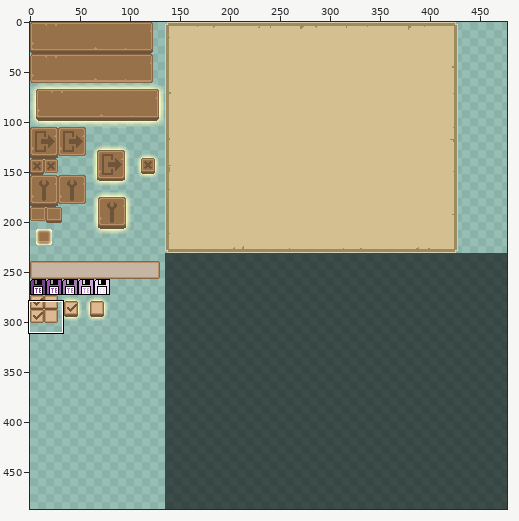
Edited in one commit: sprite sheet (Temple Escape/Game/textures/ui/ui_atlas.png). Above, an overview of the earlier version with the close-up marked.
Close-up. The starting point:
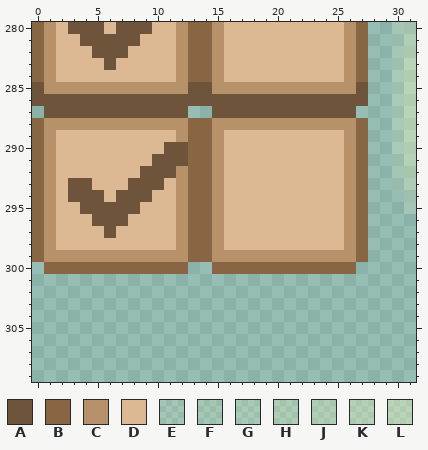
The file is 477x487 pixels. Pixels under 10% opacity are left out. Colours within 5 levels of each other are drawn and written as one. Shown: x 0..31, y 280..309.
Palette (. is transparent): A #6d543a  B #886644  C #b7916a  D #dcb893  E #ffffbe1f  F #ffffbe25  G #ffffbe2e  H #ffffbe39  J #ffffbe41  K #ffffbe4b  L #ffffbe56
Pixels before, first column x 0:
280 BCDAAADAAADDCBBCDDDDDDDDDDCB..EH
281 BCDDAAAAADDDCBBCDDDDDDDDDDCB..EJ
282 BCDDDAAADDDDCBBCDDDDDDDDDDCB..FK
283 BCDDDDADDDDDCBBCDDDDDDDDDDCB..GL
284 BCDDDDDDDDDDCBBCDDDDDDDDDDCB..GL
285 ACCCCCCCCCCCCAACCCCCCCCCCCCA..GL
286 AAAAAAAAAAAAAAAAAAAAAAAAAAAA..GL
287 .AAAAAAAAAAAA..AAAAAAAAAAAA...GL
288 BCCCCCCCCCCCCBBCCCCCCCCCCCCB..GL
289 BCDDDDDDDDDDCBBCDDDDDDDDDDCB..GL
290 BCDDDDDDDDDAABBCDDDDDDDDDDCB..GL
291 BCDDDDDDDDAAABBCDDDDDDDDDDCB..FK
292 BCDDDDDDDAAACBBCDDDDDDDDDDCB..EJ
293 BCDAADDDAAADCBBCDDDDDDDDDDCB..EH
294 BCDAAADAAADDCBBCDDDDDDDDDDCB...G
295 BCDDAAAAADDDCBBCDDDDDDDDDDCB...E
296 BCDDDAAADDDDCBBCDDDDDDDDDDCB....
297 BCDDDDADDDDDCBBCDDDDDDDDDDCB....
298 BCDDDDDDDDDDCBBCDDDDDDDDDDCB....
299 BCCCCCCCCCCCCBBCCCCCCCCCCCCB....
300 .BBBBBBBBBBBB..BBBBBBBBBBBB.....
Now the later version:
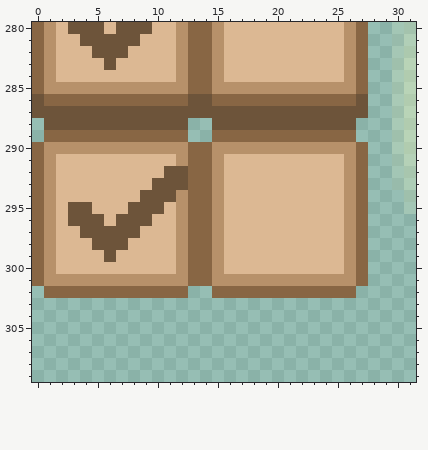
Commit: Fixed some coords and atlas problems
Changes in this commit:
Changed rows in their new state; - is an unchanged pixel.
first column x 0:
285 B------------BB------------B
286 -BBBBBBBBBBBB--BBBBBBBBBBBB-
287 A------------AA------------A
288 .AAAAAAAAAAAA..AAAAAAAAAAAA.
289 .BBBBBBBBBBBB..BBBBBBBBBBBB.
290 --CCCCCCCCCCC---CCCCCCCCCC--
291 ----------DDC---------------
292 ---------DD-A---------------
293 ---DD---DD-AA---------------
294 ---DDD-DD-AA----------------
295 ---A-DDD-AA-----------------
296 ---AA-D-AA------------------
297 ----AA-AA-------------------
298 -----AAA--------------------
299 --DDDDADDDDD----DDDDDDDDDD--
300 BCDDDDDDDDDDCBBCDDDDDDDDDDCB
301 BCCCCCCCCCCCCBBCCCCCCCCCCCCB
302 -BBBBBBBBBBBB--BBBBBBBBBBBB-
